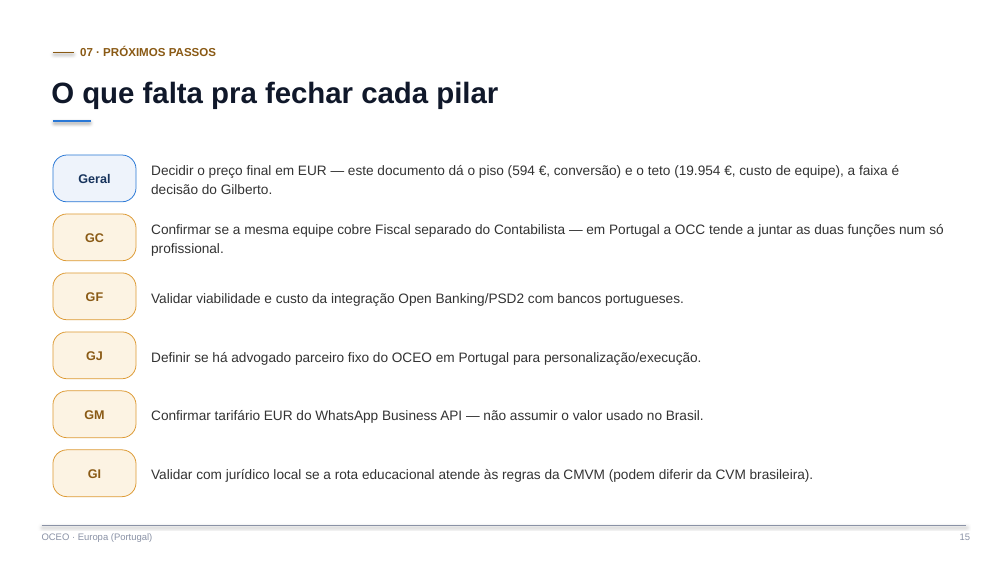
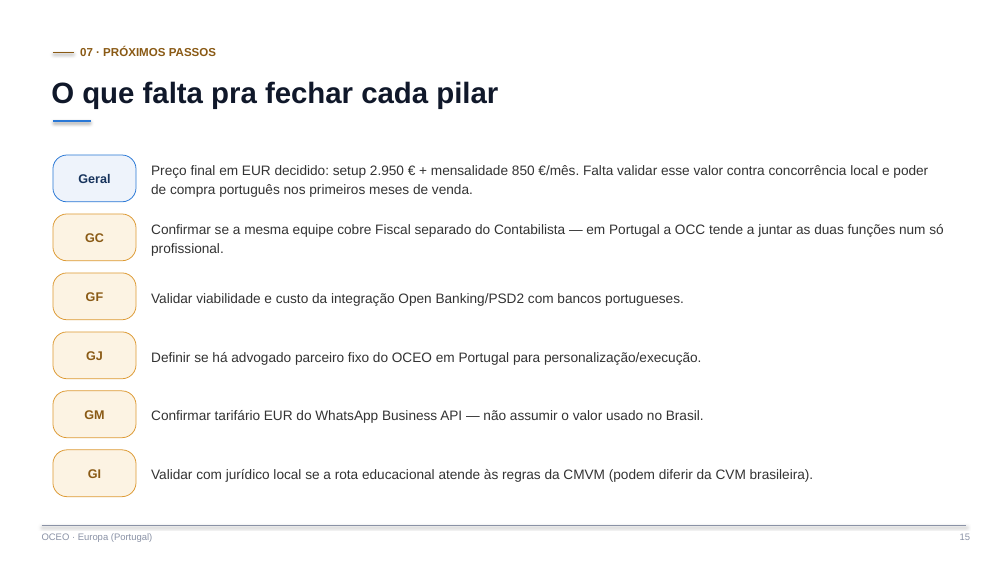
Before and after one commit to gibasenaprodutosdigitais-jpg/gilbertoos, a slide deck: slide 15 of outros-projetos/oceo/OCEO - Business Plan Europa (Portugal).pptx. Drawn at 1008x567 pixels with LibreOffice and Linux fonts; fonts in the diff are those of the drawing. Boxes give left, top, right and bottom in pixels: in the first picture for what was removed or moved away, otherwise in the second. Text is boxed around its words. In the diff, an @@ line names an element or a change of style, - is before the commit and + after.

```diff
--- a/outros-projetos/oceo/OCEO - Business Plan Europa (Portugal).pptx
+++ b/outros-projetos/oceo/OCEO - Business Plan Europa (Portugal).pptx
@@ text at <box>151,165,928,197</box>: text changed @@
-Decidir o preço final em EUR — este documento dá o piso (594 €, conversão) e o teto (19.954 €, custo de equipe), a faixa é decisão do Gilberto.
+Preço final em EUR decidido: setup 2.950 € + mensalidade 850 €/mês. Falta validar esse valor contra concorrência local e poder de compra português nos primeiros meses de venda.
```
Also in this commit, not shown: 4 other slides changed, 2 other files.
